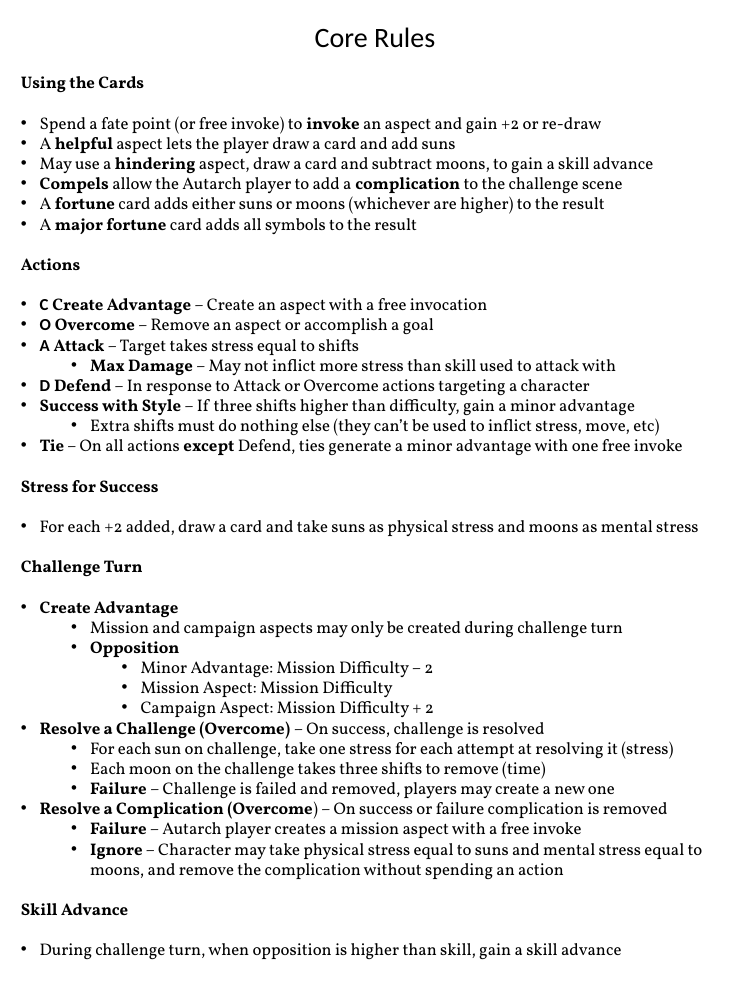
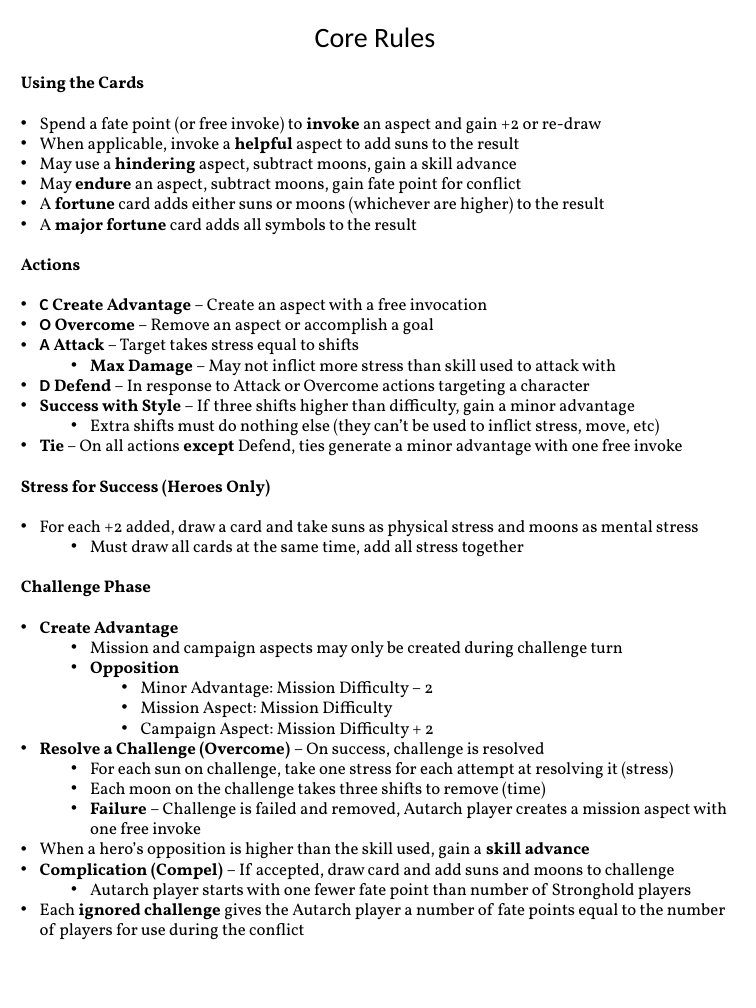
Before and after one commit to ziapeltagames/wrath-of-the-autarch, a slide deck: slide 14 of sheets/Core Sheets.pptx. Drawn at 756x1008 pixels with LibreOffice and Linux fonts; fonts in the diff are those of the drawing. Boxes give left, top, right and bottom in pixels: in the first picture for what was removed or moved away, otherwise in the second. Text is boxed around its words. In the diff, an @@ line names an element or a change of style, - is before the commit and + after.

```diff
--- a/sheets/Core Sheets.pptx
+++ b/sheets/Core Sheets.pptx
@@ text at (x1=40, y1=133, x2=521, y2=198): text changed @@
-• A helpful aspect lets the player draw a card and add suns
-• May use a hindering aspect, draw a card and subtract moons, to gain a skill advance
-• Compels allow the Autarch player to add a complication to the challenge scene
+• When applicable, invoke a helpful aspect to add suns to the result
+• May use a hindering aspect, subtract moons, gain a skill advance
+• May endure an aspect, subtract moons, gain fate point for conflict
@@ text at (x1=21, y1=479, x2=270, y2=497): text changed @@
-Stress for Success
+Stress for Success (Heroes Only)
@@ text at (x1=21, y1=540, x2=524, y2=597): text changed; bold off @@
-Challenge Turn
+  • Must draw all cards at the same time, add all stress together
+Challenge Phase
@@ text at (x1=40, y1=798, x2=727, y2=939): text changed @@
-  • Failure – Challenge is failed and removed, players may create a new one
-• Resolve a Complication (Overcome) – On success or failure complication is removed
-  • Failure – Autarch player creates a mission aspect with a free invoke
-  • Ignore – Character may take physical stress equal to suns and mental stress equal to moons, and remove the complication without spending an action
-Skill Advance
-• During challenge turn, when opposition is higher than skill, gain a skill advance
+  • Failure – Challenge is failed and removed, Autarch player creates a mission aspect with one free invoke
+• When a hero’s opposition is higher than the skill used, gain a skill advance
+• Complication (Compel) – If accepted, draw card and add suns and moons to challenge
+  • Autarch player starts with one fewer fate point than number of Stronghold players
+• Each ignored challenge gives the Autarch player a number of fate points equal to the number of players for use during the conflict
```
Also in this commit, not shown: 3 other slides changed, 15 other files.
